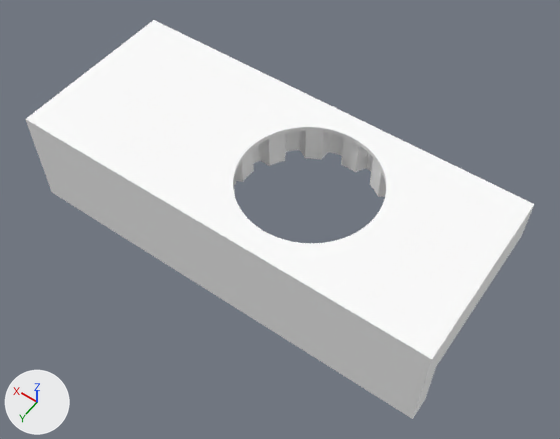
Two versions of the COLLADA model Assets/Resources/Models/Vault13/v13_wall.dae, one commit apart.
Rendered twice from a 50 mm camera at (-104.8, 166.5, 247.5) aimed at (11.8, 3.2, -9.1). Lighting does not change. The marker at lower left points along +X, +Y and +Z.

The older version as bpy lines, for what is in view:
```python
mat_stl_material = principled_material('STL_material')
mat_stl_material.base_color = (1.0, 1.0, 1.0)  # white #ffffff
mat_stl_material.roughness = 0.9
me_node = bpy.data.meshes.new('Node')
me_node.from_pydata(...)  # 3036 vertices, 6072 faces; spans x -75.0..115.0, y -40.0..40.0, z -27.0..20.0
me_node.materials.append(mat_stl_material)  # white #ffffff
ob_node = bpy.data.objects.new('Node', me_node)
ob_node.location = (0.0, 0.0, 0.0)
```
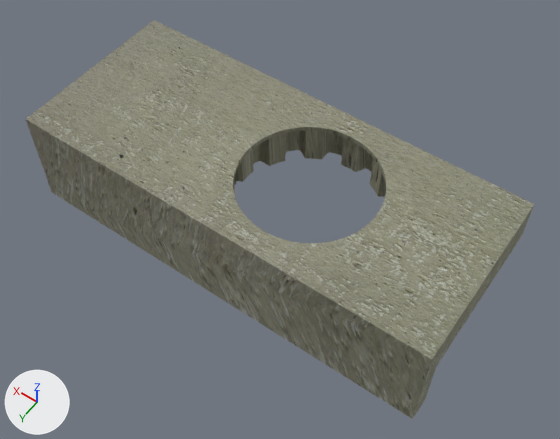
Where the newer file only moved an object's origin or applied its transform, the numbers keep the older frame.

Boxes [x1, y1, x2, y2] around the edits, measured in the pictures (560 x 439 px):
'Node', surface changed (white to grey)
    both: [26, 20, 534, 419]

The change, as a list of edits to the scene's bpy script:
```text
Add img_v13_wall_png:
    img_v13_wall_png = load_image('v13_wall.png', 'v13_wall.png', 1632, 1224, 'sRGB')
Change mat_stl_material:
    remove mat_stl_material.base_color = (1.0, 1.0, 1.0)  # white #ffffff
    add mat_stl_material.texture = img_v13_wall_png
```
